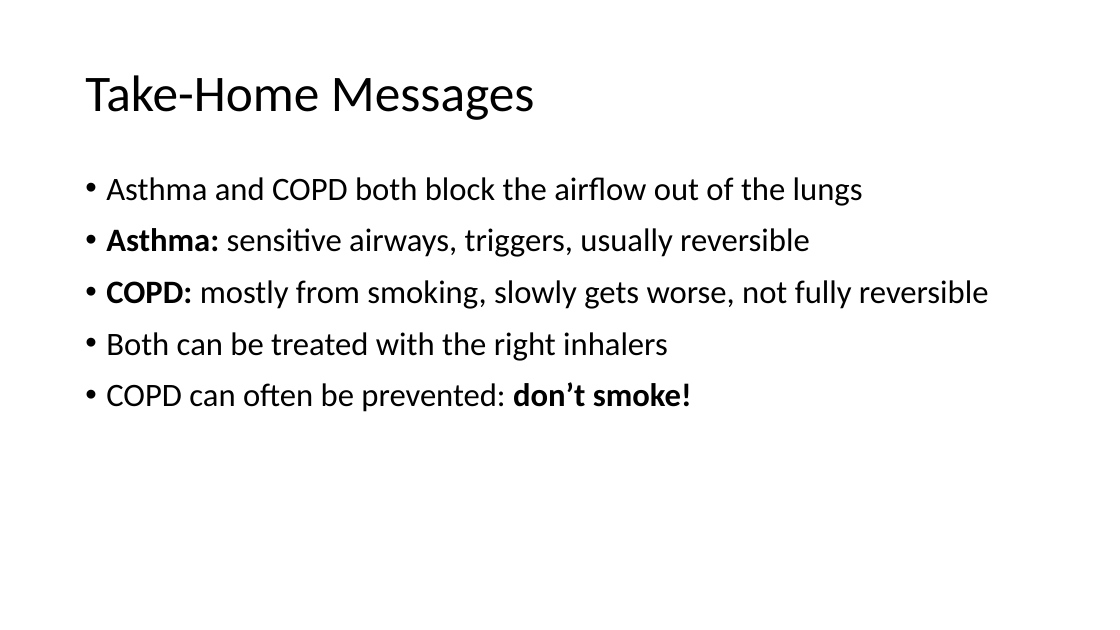
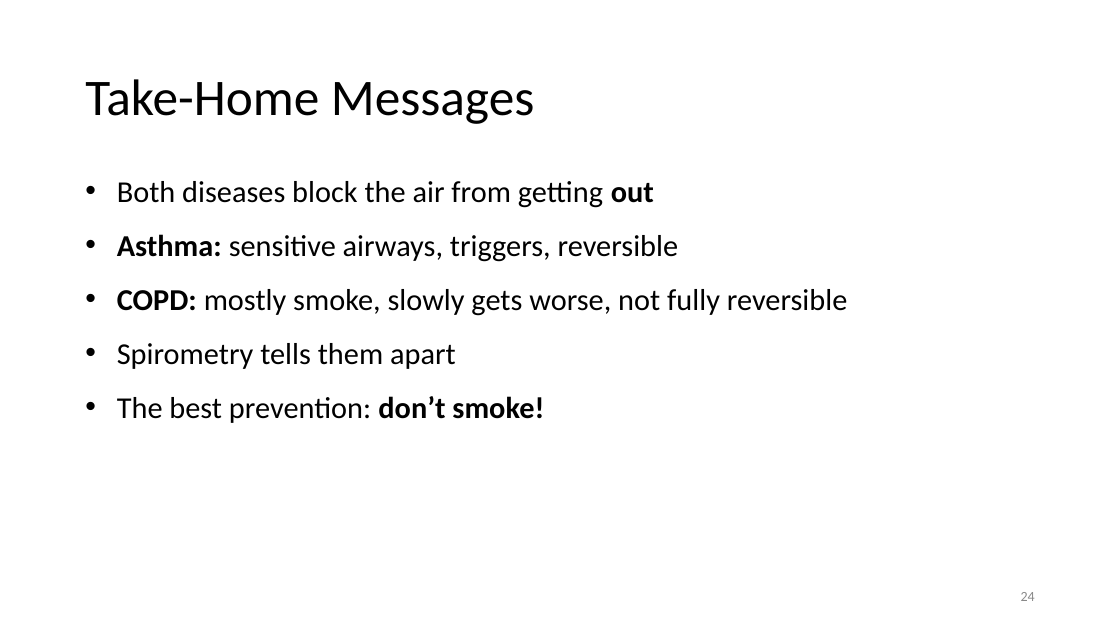
Before and after one commit to mrm145/Claude-CoWorkNotCode, a slide deck: slide 24 of Asthma_and_COPD_Presentation.pptx (slide 22 before the commit). Drawn at 1120x630 pixels with LibreOffice and Linux fonts; fonts in the diff are those of the drawing. Boxes give left, top, right and bottom in pixels: in the first picture for what was removed or moved away, otherwise in the second. Text is boxed around its words. In the diff, an @@ line names an element or a change of style, - is before the commit and + after.

```diff
--- a/Asthma_and_COPD_Presentation.pptx
+++ b/Asthma_and_COPD_Presentation.pptx
@@ title "Take-Home Messages" at (85, 79, 534, 124): line spacing 0.9 to 1 @@
@@ text at (117, 181, 847, 423): text changed; size 28 to 26 pt @@
-• Asthma and COPD both block the airflow out of the lungs
-• Asthma: sensitive airways, triggers, usually reversible
-• COPD: mostly from smoking, slowly gets worse, not fully reversible
-• Both can be treated with the right inhalers
-• COPD can often be prevented: don’t smoke!
+• Both diseases block the air from getting out
+• Asthma: sensitive airways, triggers, reversible
+• COPD: mostly smoke, slowly gets worse, not fully reversible
+• Spirometry tells them apart
+• The best prevention: don’t smoke!
@@ page number added at (1021, 592, 1035, 601), 12 pt, text #898989 @@
+24
```
Also in this commit, not shown: 13 other slides changed, 11 slides added, 9 slides removed, 1 other file.
